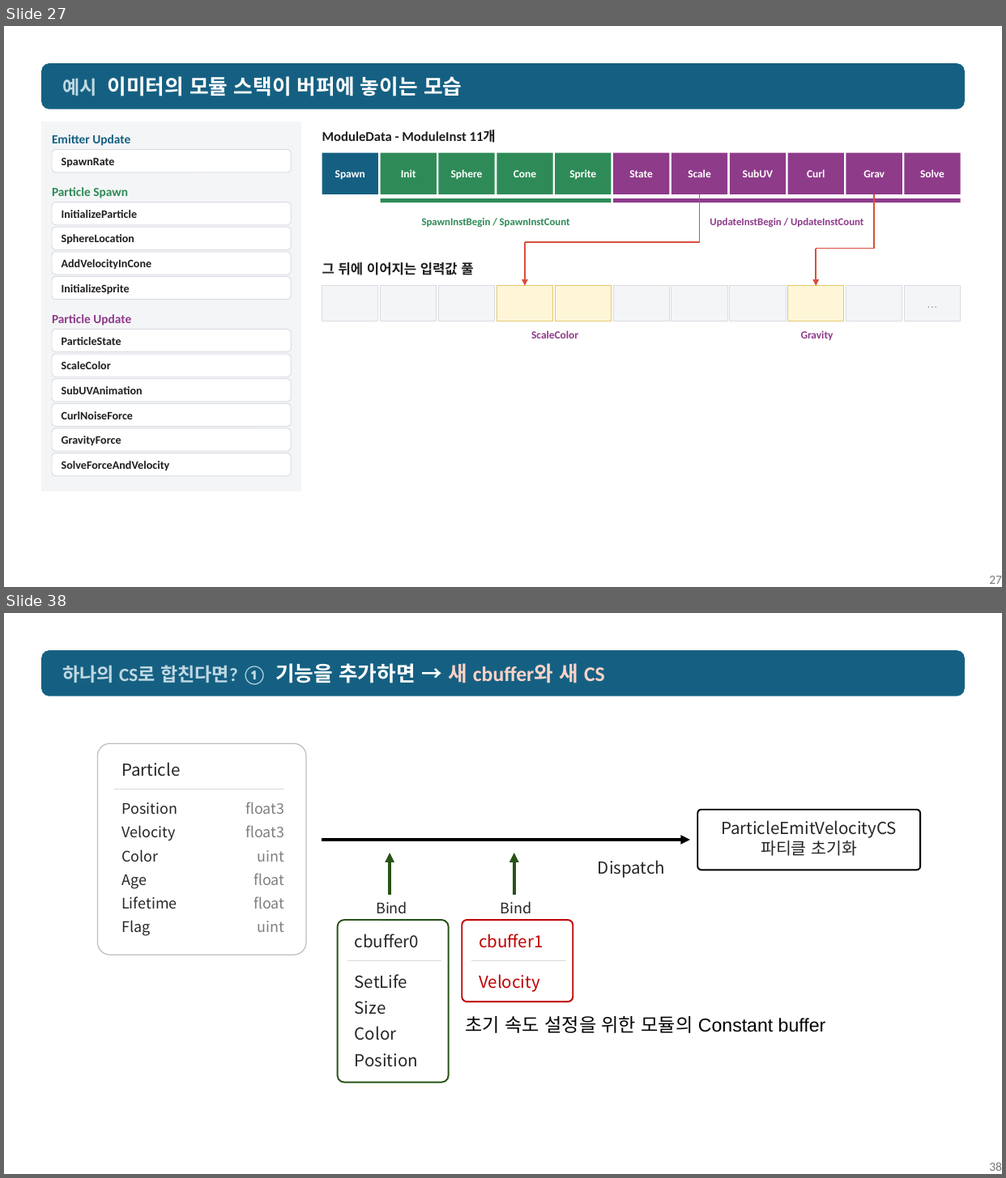
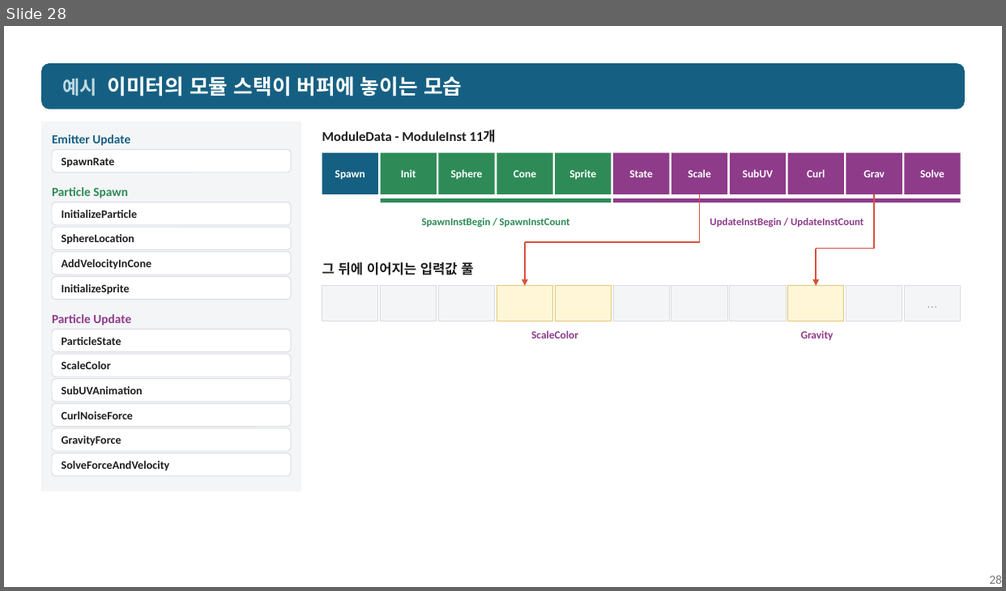
Before and after one commit to nyongking/My-GPUDrivenParticle, a slide deck: Presentation/5주차 발표.pptx. Shown one above the other, each under a label of ours: slides 27 and 38 before the commit, slide 28 after it; the slides between them are not shown. The pictures are 1006x1178 and 1006x591 pixels, drawn with LibreOffice and Linux fonts; fonts in the diff are those of the drawing. Boxes give left, top, right and bottom in pixels: in the first picture for what was removed or moved away, otherwise in the second. Text is boxed around its words. In the diff, an @@ line names an element or a change of style, - is before the commit and + after.

```diff
--- a/Presentation/5주차 발표.pptx
+++ b/Presentation/5주차 발표.pptx
@@ slide 38 removed at [4, 613, 1002, 1174], background #FFFFFF @@
@@ rounded rectangle removed at [41, 650, 965, 696] @@
-하나의 CS로 합친다면? ① 기능을 추가하면 → 새 cbuffer와 새 CS
@@ rounded rectangle removed at [98, 743, 306, 955] @@
@@ text removed at [121, 762, 180, 777] @@
-Particle
@@ line removed from (114, 790) to (284, 790) @@
@@ text removed at [121, 803, 177, 936] @@
-Position
-Velocity
-Color
-Age
-Lifetime
-Flag
@@ text removed at [245, 802, 285, 932] @@
-float3
-float3
-uint
-float
-float
-uint
@@ rounded rectangle removed at [698, 810, 921, 871] @@
@@ text removed at [721, 820, 897, 856] @@
-ParticleEmitVelocityCS
-파티클 초기화
@@ arrow removed from (322, 840) to (691, 840) @@
@@ arrow removed from (390, 895) to (390, 854) @@
@@ arrow removed from (514, 895) to (514, 854) @@
@@ text removed at [598, 860, 665, 878] @@
-Dispatch
@@ text removed at [376, 901, 407, 914] @@
-Bind
@@ text removed at [501, 901, 532, 914] @@
-Bind
@@ rounded rectangle removed at [338, 920, 449, 1082] @@
@@ rounded rectangle removed at [462, 920, 573, 1002] @@
@@ text removed at [355, 934, 419, 948] @@
-cbuffer0
@@ text removed at [479, 934, 543, 948] @@
-cbuffer1
@@ line removed from (347, 961) to (441, 961) @@
@@ text removed at [355, 974, 418, 1067] @@
-SetLife
-Size
-Color
-Position
@@ line removed from (472, 961) to (566, 961) @@
@@ text removed at [479, 974, 539, 992] @@
-Velocity
@@ text removed at [466, 1016, 826, 1033] @@
-초기 속도 설정을 위한 모듈의 Constant buffer
@@ page number removed at [989, 1162, 1002, 1171] @@
-38
@@ what was slide 27 is now slide 28 @@
@@ page number at [989, 575, 1002, 584]: text changed @@
-27
+28
```
Also in this commit, not shown: 7 slides changed, 7 slides added, 17 other slides removed, 1 other file.
